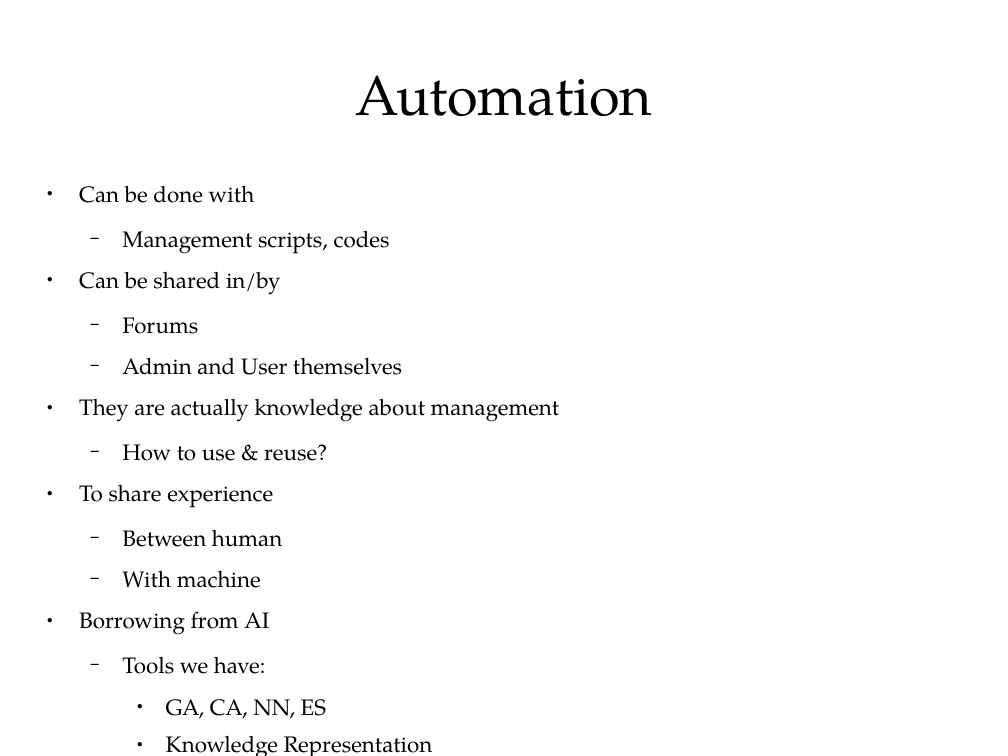
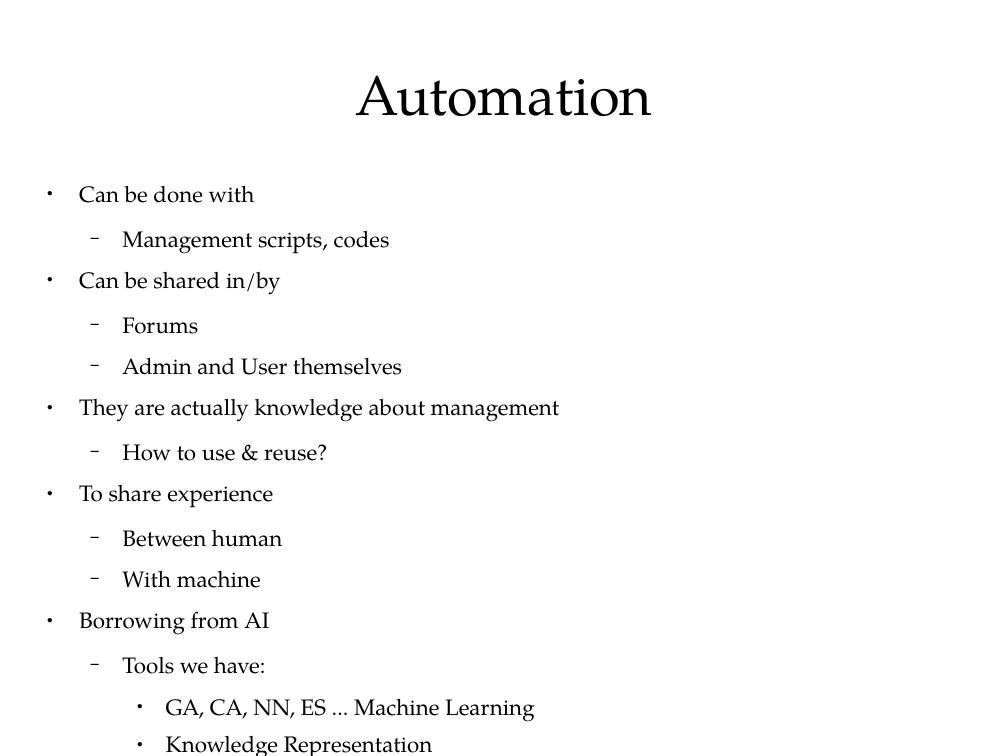
Before and after one commit to ShiZhan/fs-crawler, a slide deck: slide 5 of doc/oam.odp. Drawn at 1008x756 pixels with LibreOffice and Linux fonts; fonts in the diff are those of the drawing. Boxes give left, top, right and bottom in pixels: in the first picture for what was removed or moved away, otherwise in the second. Text is boxed around its words. In the diff, an @@ line names an element or a change of style, - is before the commit and + after.

```diff
--- a/doc/oam.odp
+++ b/doc/oam.odp
@@ text at (166,698,535,722): text changed @@
-    ● GA, CA, NN, ES
+    ● GA, CA, NN, ES ... Machine Learning
```
Also in this commit, not shown: 5 other slides changed.
